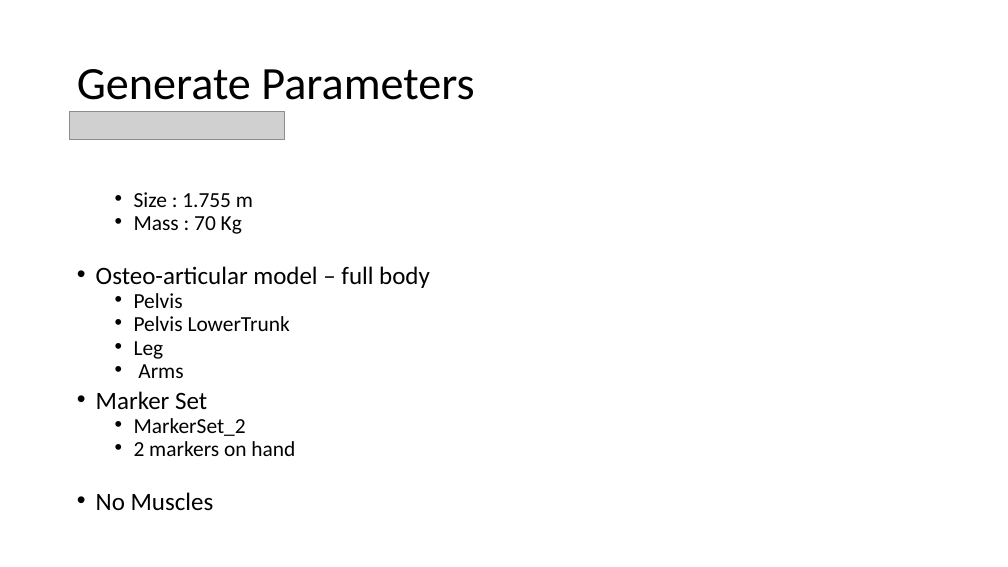
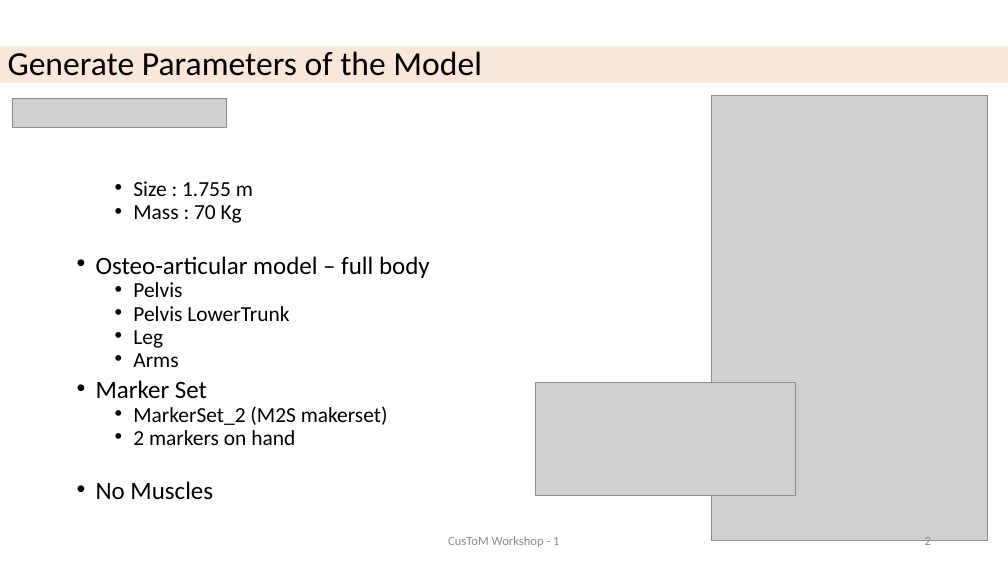
Before and after one commit to cpontonn/CusToM-Workshop, a slide deck: slide 2 of 1_KINEMATICS_AND_GEOMETRICAL_CALIBRATION.pptx. Drawn at 1008x567 pixels with LibreOffice and Linux fonts; fonts in the diff are those of the drawing; grey boxes stand for pictures. Boxes give left, top, right and bottom in pixels: in the first picture for what was removed or moved away, otherwise in the second. Text is boxed around its words. In the diff, an @@ line names an element or a change of style, - is before the commit and + after.

```diff
--- a/1_KINEMATICS_AND_GEOMETRICAL_CALIBRATION.pptx
+++ b/1_KINEMATICS_AND_GEOMETRICAL_CALIBRATION.pptx
@@ title "Generate Parameters of the Model": place and size @@
-title "Generate Parameters of the Model" at (77, 69, 474, 100)
+title "Generate Parameters of the Model" at (0, 46, 1008, 82)
@@ title "Generate Parameters of the Model" at (0, 46, 1008, 82): fill none to #ED7D31 at 18% opacity @@
@@ title at (8, 51, 482, 76): text changed; size 44 to 32 pt @@
-Generate Parameters
+Generate Parameters of the Model
@@ picture: place and size @@
-picture at (70, 111, 284, 140)
+picture at (12, 99, 227, 128)
@@ picture added at (712, 95, 988, 541) @@
@@ text "Size : 1.755 m": place and size @@
-text "Size : 1.755 m" at (96, 192, 430, 511)
+text "Size : 1.755 m" at (96, 181, 430, 500)
@@ picture added at (536, 383, 796, 495) @@
@@ text at (133, 406, 388, 425): text changed @@
-  • MarkerSet_2
+  • MarkerSet_2 (M2S makerset)
@@ text added at (448, 536, 559, 547), 12 pt, text #8C8C8C @@
+CusToM Workshop - 1
@@ page number added at (925, 537, 931, 549), 12 pt, text #8C8C8C @@
+2
```
Also in this commit, not shown: 4 other slides changed, 15 slides added, 5 slides removed, 57 other files.
